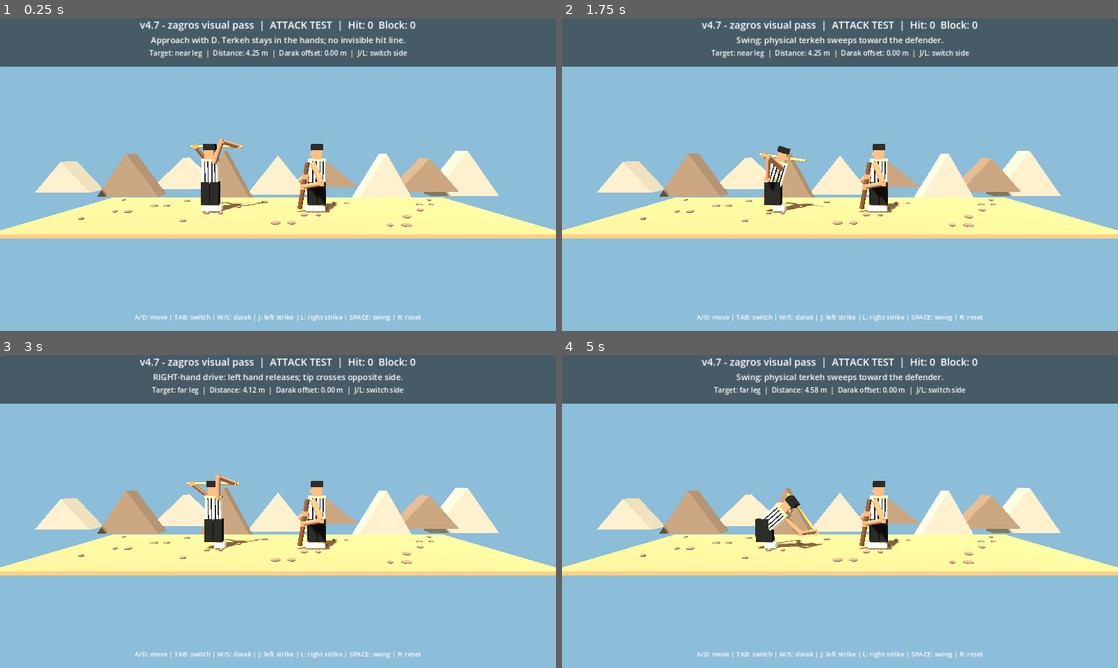
Above: before the commit, frames 1-4 (two rows, left to right).
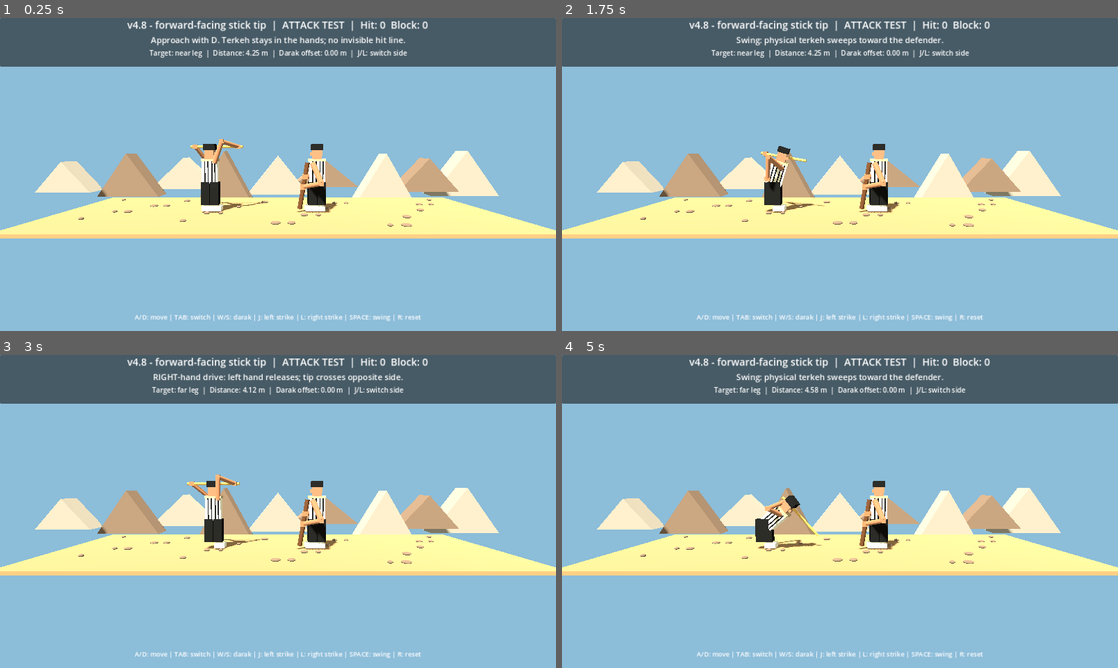
Above: after the commit, the same moments.

Repository: vahidainima-prog/tarke-darak-game
Game: Godot game, scene res://main.tscn
Two runs of this game, one before a commit and one after it. Both use one fixed random seed, a clock stepped at 60 frames per second and the inputs below.
Inputs:
- Up to frame 1 (0.25 s): no input
- Up to frame 2 (1.75 s): tap Enter at 0.5 s; hold D 0.53-1.28 s; tap Tab at 0.6 s; tap Space at 0.77, 1.52 s; hold S from 1.28 s (still down); tap R at 1.35 s
- Up to frame 3 (3 s): release S at 2.03 s; hold D 2.03-2.78 s; tap J at 2.1 s; hold W from 2.78 s (still down); tap L at 2.85 s
- Up to frame 4 (5 s): tap Space at 3.02, 3.77, 4.52 s; release W at 3.53 s; hold A from 3.53 s (still down); tap Tab at 3.6 s; tap R at 4.35 s

The runs differ from the first frame. In frame 1, 0.8% of the frame differs, in the area x 22-77%, y 0-5%; in frame 2, 0.9%; in frame 3, 0.8%; in frame 4, 1.2%, in the area x 22-77%, y 0-62%.

Commit message:
Fix opposite-hand strike by moving driving grip to butt so stick tip extends forward and down

Diff:
--- a/tarke_darak_godot_v2/main.gd
+++ b/tarke_darak_godot_v2/main.gd
@@ -2,7 +2,7 @@
 
 # Godot 4.x — visual mechanics test. Side camera looks along -Z.
 # Feint depth: negative Z is BEHIND the attacker; positive Z is IN FRONT.
-const BUILD_LABEL := "v4.7 - zagros visual pass"
+const BUILD_LABEL := "v4.8 - forward-facing stick tip"
 const DEF_X := 1.55
 const MIN_X := -4.7
 const MAX_X := 0.35
@@ -326,8 +326,8 @@
  var tip_x := attack_x + lerpf(1.125 + 0.14 * float(strike_side), tip_reach + leg_offset, arc)
  var tip_y := lerpf(2.57, 0.43, smoothstep(0.0, 0.75, t))
  # Cross the defender's guard plane on the way to the leg plane.
- var tip_z := lerpf(-0.42, float(strike_side) * 0.19, arc) + float(strike_side) * 0.64 * sin(PI * t)
- var angle := lerpf(0.0, -0.90 + float(strike_side) * 0.15, arc)
+ var tip_z := lerpf(-0.42, float(strike_side) * 0.12, arc) + float(strike_side) * 0.46 * sin(PI * t)
+ var angle := lerpf(0.0, -0.94, arc)
  var direction := Vector3(cos(angle), sin(angle), float(strike_side) * 0.55 * sin(PI * t)).normalized()
  var tip := Vector3(tip_x, tip_y, tip_z)
  var butt := tip - direction * STICK_LENGTH
@@ -401,7 +401,13 @@
  # Photo reference: wide overhead grip at rest, one controlling hand at the
  # near end in the final bent pose, opposite elbow folded toward the waist.
  var left_grip := a + direction * 0.20
- var right_grip := b - direction * 0.20
+ # The driving hand must grip the BACK end, not follow the striking tip.
+ # For the right-hand strike, slide the right grip from its overhead
+ # position to the butt while the left hand releases.
+ var right_ready_grip := b - direction * 0.20
+ var right_drive_grip := a + direction * 0.20
+ var grip_transfer := smoothstep(0.0, 0.24, pose) if strike_side < 0 else 0.0
+ var right_grip := right_ready_grip.lerp(right_drive_grip, grip_transfer)
  var left_rest := Vector3(attack_x - 0.15 + 0.16 * bend_amount, 1.44 - 0.35 * bend_amount, -0.50)
  var right_rest := Vector3(attack_x - 0.13 + 0.16 * bend_amount, 1.44 - 0.35 * bend_amount, 0.53)
  # Keep the driving hand on its own end throughout the swing.
